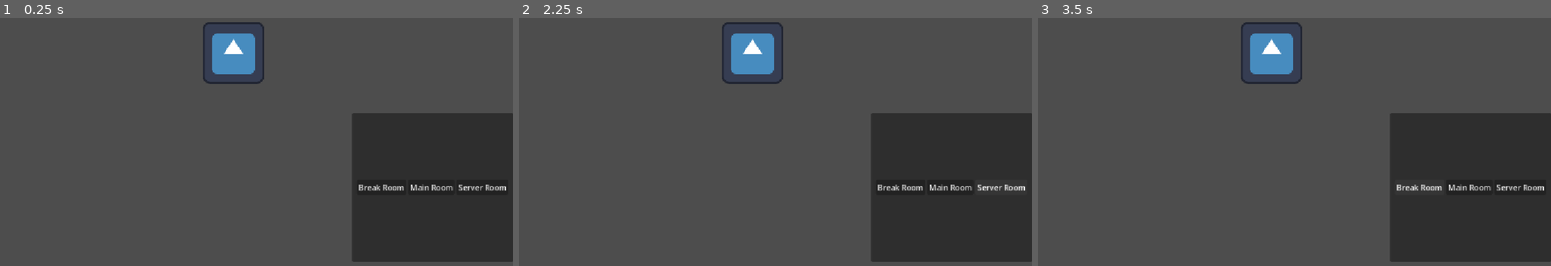
Above: before the commit, frames 1-3 (left to right).
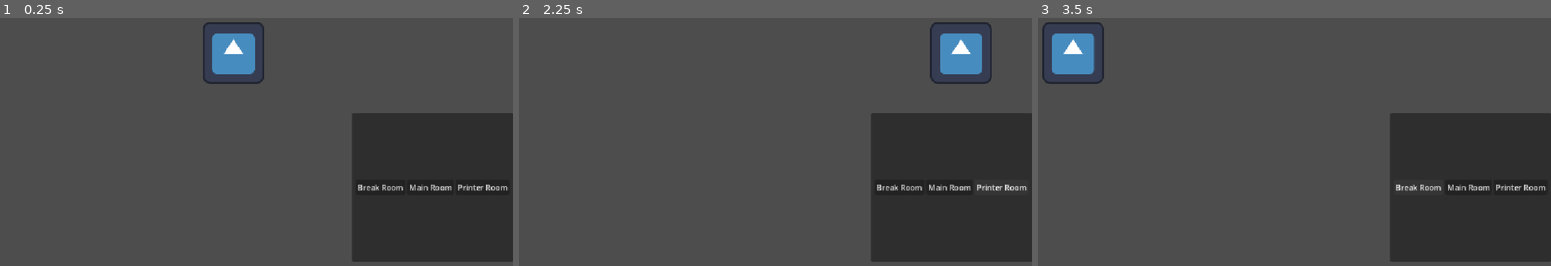
Above: after the commit, the same moments.

Repository: Pudding3160/cookie-jam
Game: Godot game, scene res://Ian/ian-test-scene.tscn
Same seed, same stepped clock (60 frames per second), same inputs: the game is played once before the commit and once after it. Before the commit the project has no main scene; this scene is started directly in both runs. The engine's default icon, where the game draws it, is replaced by a stand-in: a white triangle on a blue panel in a dark square.
Inputs:
- Up to frame 1 (0.25 s): no input
- Up to frame 2 (2.25 s): click "Break Room" at 0.5 s; click "Main Room" at 1.25 s; click "Server Room" (after the commit: "Printer Room") at 2 s
- Up to frame 3 (3.5 s): click "Break Room" at 2.75 s

The runs differ from the first frame. In frame 1, 0.4% of the frame differs, in the area x 69-100%, y 66-70%; in frame 2, 3.9%; in frame 3, 3.9%, in the area x 0-100%, y 1-70%.

Commit message:
IT WORKS!!!

Diff:
--- a/Code/Room logic/map_button.gd
+++ b/Code/Room logic/map_button.gd
@@ -1,12 +1,11 @@
 class_name MapButton extends Button
 
 @export var room: PackedScene
-@export var room_manager_string: String
 @export var room_type: Rooms.Room_Type
 var room_manager: RoomManager
 
 func _ready() -> void:
-	room_manager = get_node(room_manager_string)
+	room_manager = get_node("/root/IanTestScene/RoomManager");
 
 func _on_pressed() -> void:
 	if (room_manager == null):
@@ -17,7 +16,3 @@
 
 func get_room_type() -> Rooms.Room_Type:
 	return room_type;
-
-
-func set_state(is_active: bool):
-	disabled = !is_active;
--- a/Code/Room logic/room_manager.gd
+++ b/Code/Room logic/room_manager.gd
@@ -2,6 +2,7 @@
 
 @export var start_room: PackedScene
 @export var map: Map;
+@export var current_room_type: Rooms.Room_Type
 
 # Called when the node enters the scene tree for the first time.
 func _ready() -> void:
@@ -10,10 +11,12 @@
 
 
 func create_room(room: PackedScene, room_type: Rooms.Room_Type) -> void:
+	# If the room_type is the current room, return
+	if current_room_type == room_type: return;
 	# Destroy a room if it currently exists
 	if (get_child_count() > 0): get_child(0).queue_free();
-	# Set map button states
-	map.set_current_room_type(room_type);
+	# Set current room
+	current_room_type = room_type;
 	# Create the scene
 	var child = room.instantiate();
 	add_child(child);
--- a/Code/map.gd
+++ b/Code/map.gd
@@ -1,11 +1 @@
 class_name Map extends Control
-
-var current_room_type: Rooms.Room_Type
-var map_buttons: Array[Map]
-
-func set_current_room_type(room_type: Rooms.Room_Type) -> void:
-	for button in map_buttons:
-		if button.get_room_type() != room_type:
-			button.set_state(true);
-			continue;
-		button.set_state(false)
--- a/Code/rooms_enum.gd
+++ b/Code/rooms_enum.gd
@@ -3,5 +3,5 @@
 enum Room_Type {
 	MAIN,
 	BREAK,
-	SERVER
+	PRINTER
 }
--- a/Ian/ian-test-scene.tscn
+++ b/Ian/ian-test-scene.tscn
@@ -7,5 +7,6 @@
 
 [node name="RoomManager" parent="." unique_id=259202658 node_paths=PackedStringArray("map") instance=ExtResource("1_lpm76")]
 map = NodePath("../RoomMap")
+current_room_type = 1
 
 [node name="RoomMap" parent="." unique_id=1155509412 instance=ExtResource("3_xvmph")]
--- a/Scenes/Map/room-map.tscn
+++ b/Scenes/Map/room-map.tscn
@@ -2,6 +2,9 @@
 
 [ext_resource type="Script" uid="uid://bi4tjdksxotr2" path="res://Code/map.gd" id="1_ty474"]
 [ext_resource type="PackedScene" uid="uid://dx7lyqdkc1cag" path="res://Scenes/Map/map-button.tscn" id="2_khby4"]
+[ext_resource type="PackedScene" uid="uid://nw7xrkfhy0rl" path="res://Scenes/Rooms/Break Room/break-room.tscn" id="3_ykypk"]
+[ext_resource type="PackedScene" uid="uid://bva74s7bqjmh8" path="res://Scenes/Rooms/Main Room/main-room.tscn" id="4_ip11r"]
+[ext_resource type="PackedScene" uid="uid://qfla867405x7" path="res://Scenes/Rooms/Printer Room/printer-room.tscn" id="5_elf1j"]
 
 [node name="RoomMap" type="Control" unique_id=1155509412]
 layout_mode = 3
@@ -30,11 +33,16 @@
 [node name="MapButton" parent="PanelContainer/CenterContainer/HBoxContainer" unique_id=1795815701 instance=ExtResource("2_khby4")]
 layout_mode = 2
 text = "Break Room"
+room = ExtResource("3_ykypk")
+room_type = 1
 
 [node name="MapButton2" parent="PanelContainer/CenterContainer/HBoxContainer" unique_id=1413035099 instance=ExtResource("2_khby4")]
 layout_mode = 2
 text = "Main Room"
+room = ExtResource("4_ip11r")
 
 [node name="MapButton3" parent="PanelContainer/CenterContainer/HBoxContainer" unique_id=792557743 instance=ExtResource("2_khby4")]
 layout_mode = 2
-text = "Server Room"
+text = "Printer Room"
+room = ExtResource("5_elf1j")
+room_type = 2
--- /dev/null
+++ b/Scenes/Rooms/Break Room/break-room.tscn
@@ -0,0 +1,12 @@
+[gd_scene format=3 uid="uid://nw7xrkfhy0rl"]
+
+[ext_resource type="Script" uid="uid://u5wkdcr1hrfx" path="res://Code/room.gd" id="1_vmq3a"]
+[ext_resource type="Texture2D" uid="uid://csjc1fetaltla" path="res://icon.svg" id="2_hrqom"]
+
+[node name="BreakRoom" type="Node2D" unique_id=17511725]
+script = ExtResource("1_vmq3a")
+metadata/_custom_type_script = "uid://u5wkdcr1hrfx"
+
+[node name="Sprite2D" type="Sprite2D" parent="." unique_id=361197269]
+position = Vector2(162, 163)
+texture = ExtResource("2_hrqom")
--- /dev/null
+++ b/Scenes/Rooms/Printer Room/printer-room.tscn
@@ -0,0 +1,12 @@
+[gd_scene format=3 uid="uid://qfla867405x7"]
+
+[ext_resource type="Script" uid="uid://u5wkdcr1hrfx" path="res://Code/room.gd" id="1_uugk4"]
+[ext_resource type="Texture2D" uid="uid://csjc1fetaltla" path="res://icon.svg" id="2_6qvsm"]
+
+[node name="ServerRoom" type="Node2D" unique_id=60660254]
+script = ExtResource("1_uugk4")
+metadata/_custom_type_script = "uid://u5wkdcr1hrfx"
+
+[node name="Sprite2D" type="Sprite2D" parent="." unique_id=1895745386]
+position = Vector2(1005, 163)
+texture = ExtResource("2_6qvsm")
--- a/project.godot
+++ b/project.godot
@@ -11,6 +11,7 @@
 [application]
 
 config/name="cookie-jam"
+run/main_scene="uid://byjkwkagsqrsm"
 config/features=PackedStringArray("4.7", "GL Compatibility")
 config/icon="res://icon.svg"
 
